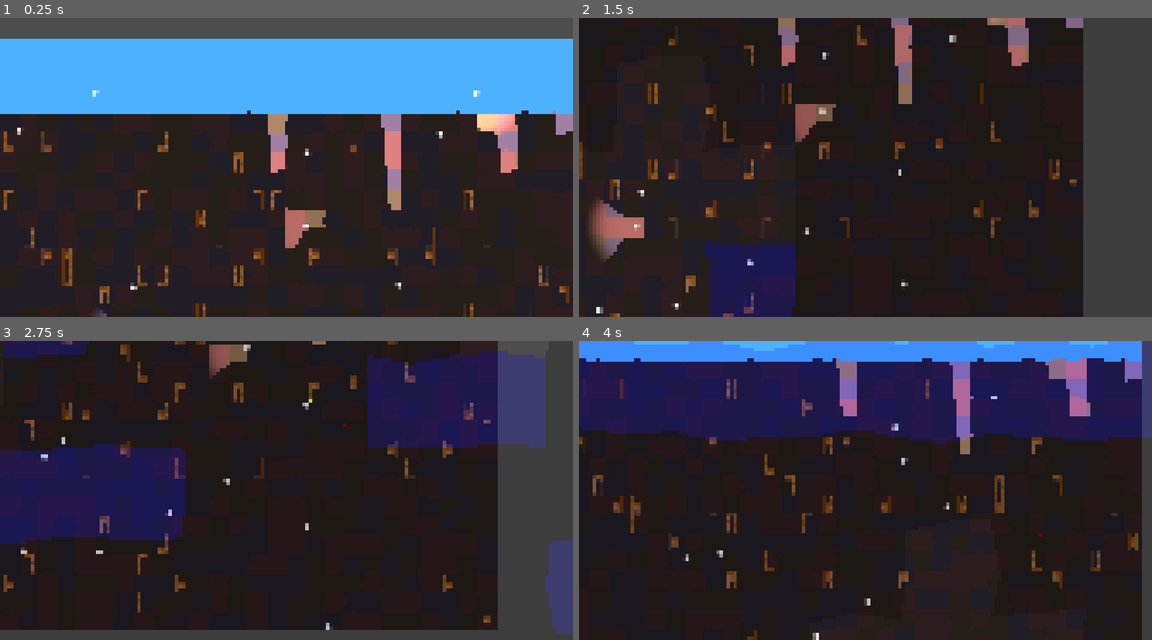
Above: before the commit, frames 1-4 (two rows, left to right).
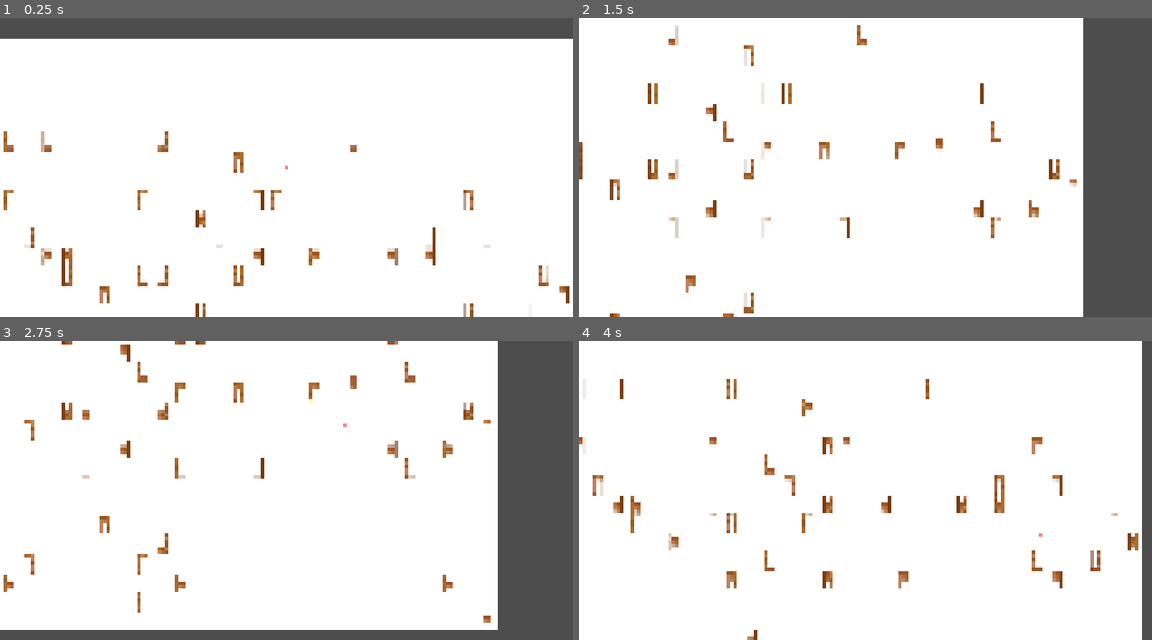
Above: after the commit, the same moments.

Repository: vincent-woelfer/dwarfs-diamonds
Game: Godot game, scene res://scenes/root.tscn
Same seed, same stepped clock (60 frames per second), same inputs: the game is played once before the commit and once after it.
Inputs (mouse positions are in pixels of both pictures, inside the frame that each line leads up to):
- Up to frame 1 (0.25 s): no input
- Up to frame 2 (1.5 s): move the mouse to (991, 152) at 0.52 s; hold Right (ui_right) 0.53-1.28 s; hold S (cam_move_down) 0.53-1.28 s; click (991, 152) at 0.67 s; move the mouse to (750, 182) at 1.27 s; hold Down (ui_down) from 1.28 s (still down); tap A (cam_move_left) at 1.35 s; click (750, 182) at 1.42 s
- Up to frame 3 (2.75 s): move the mouse to (343, 424) at 2.02 s; release Down (ui_down) at 2.03 s; hold Right (ui_right) from 2.03 s (still down); hold D (cam_move_right) from 2.03 s (still down); click (343, 424) at 2.17 s
- Up to frame 4 (4 s): move the mouse to (836, 550) at 2.77 s; release Right (ui_right) at 2.78 s; release D (cam_move_right) at 2.78 s; hold Up (ui_up) 2.78-3.53 s; tap W (cam_move_up) at 2.85 s; click (836, 550) at 2.92 s; move the mouse to (1037, 535) at 3.52 s; press the mouse at (1037, 535) at 3.53 s; hold Left (ui_left) from 3.53 s (still down)

The runs differ from the first frame. In frame 1, 93% of the frame differs, in the area x 0-100%, y 6-100%; in frame 2, 88%; in frame 3, 88%; in frame 4, 99%, in the area x 0-100%, y 0-100%.

Commit message:
restructure into visual cell

Diff:
--- a/shaders/StencilPostProcess.gdshader
+++ b/shaders/StencilPostProcess.gdshader
@@ -22,8 +22,10 @@
 const vec4 selection_color = vec4(1.0, 1.0, 0.0, 0.5);
 
 // for debugging
-const vec4 walkable_color = vec4(0.0, 0.0, 1.0, 0.2);
+const vec4 walkable_color = vec4(0.0, 0.0, 1.0, 0.05);
 
+
+const float is_solid_darken_factor = 0.7;
 
 ////////////////////////////////////////////////////////////////////////////////////////
 void fragment() {
@@ -67,8 +69,7 @@
 
     // SOLID
     if (is_solid) {
-        float darken_factor = 0.8;
-        COLOR.rgb *= darken_factor;
+        COLOR.rgb *= is_solid_darken_factor;
     }
 
     // MINING
--- a/src/Cell.gd
+++ b/src/Cell.gd
@@ -3,15 +3,7 @@
 extends Node2D
 
 # Variables
-enum CellType {
-	A,
-	B,
-	C,
-	BUILDING,
-	SKY
-}
-
-var type: CellType
+var type: Global.CellType
 var grid_pos: Vector2i
 
 var is_solid: bool
@@ -25,24 +17,11 @@
 var is_walkable: bool
 var has_ladder: bool = false
 
-# Visuals
-var background_poly: Polygon2D
-var stencil_poly: Polygon2D
 
-var ladder_sprite: Sprite2D
-
-# Light / Shadows
-var occluder: LightOccluder2D
-var occluder_poly: OccluderPolygon2D
-
-
-# Material
-var unshaded_material: CanvasItemMaterial = preload("res://assets/materials/unshaded_material.tres")
-var ladder: CompressedTexture2D = preload("res://assets/ladder.png")
-
+var visual: CellVisuals
 
 # Methods
-func _init(_grid_pos: Vector2i, _type: CellType, _is_solid: bool) -> void:
+func _init(_grid_pos: Vector2i, _type: Global.CellType, _is_solid: bool) -> void:
 	self.grid_pos = _grid_pos
 	self.type = _type
 	self.is_solid = _is_solid
@@ -53,50 +32,14 @@
 
 	has_ladder = randf() < 0.1 if is_solid else false
 
+	visual = CellVisuals.new(self)
+	add_child(visual)
+
+
 func _ready() -> void:
 	# Required for chilren to be able to use these layers
 	self.visibility_layer = Util.LAYER_1 | Util.LAYER_2
 
-	var poly := _get_cell_polygon()
-
-	# Background
-	background_poly = Polygon2D.new()
-	background_poly.polygon = poly
-	background_poly.color = Colors.get_cell_color(type, is_solid)
-	background_poly.visibility_layer = Util.LAYER_1
-
-	if type == CellType.SKY:
-		background_poly.material = unshaded_material
-	add_child(background_poly)
-
-	# Ladder
-	if has_ladder:
-		ladder_sprite = Sprite2D.new()
-		ladder_sprite.texture = ladder
-		var fac: float = (Global.CELL_SIZE as float) / (ladder.get_width() as float)
-		ladder_sprite.scale = Vector2.ONE * fac
-		ladder_sprite.position = Vector2(Global.CELL_SIZE, Global.CELL_SIZE) * 0.5
-		ladder_sprite.visibility_layer = Util.LAYER_1
-		ladder_sprite.z_index = 2
-		add_child(ladder_sprite)
-
-	# Stencil
-	stencil_poly = Polygon2D.new()
-	stencil_poly.polygon = poly
-	stencil_poly.color = Color(0.0, 0.0, 0.0, 0.0) if Engine.is_editor_hint() else Color(0.0, 0.0, 0.0, 1.0)
-	stencil_poly.visibility_layer = Util.LAYER_2
-	stencil_poly.material = unshaded_material
-	add_child(stencil_poly)
-
-	# Light Occluder
-	occluder_poly = OccluderPolygon2D.new()
-	occluder_poly.polygon = poly
-	occluder_poly.closed = true
-	occluder_poly.cull_mode = OccluderPolygon2D.CULL_DISABLED
-
-	occluder = LightOccluder2D.new()
-	occluder.occluder = occluder_poly
-	add_child(occluder)
 
 	# TODO most likely remove this, only required for editor preview
 	# Move whats needed for initial construction elsewqhere.
@@ -109,8 +52,6 @@
 	# For now just update every time every frame
 	update()
 
-	_encode_stencil_buffer()
-
 
 func update_walkability(new_is_walkable: bool) -> void:
 	if is_walkable == new_is_walkable:
@@ -119,8 +60,8 @@
 	is_walkable = new_is_walkable
 
 	# TODO this if is a bit hacky, only reuqired at level construction. Find better way
-	if Global.level and Global.level.pathfinding:
-		Global.level.pathfinding._update_cell_walkability(self)
+	if Global.level and Global.level.nav:
+		Global.level.nav._update_cell_walkability(self)
 
 
 func update() -> void:
@@ -130,66 +71,10 @@
 		var neighbour_below := get_neighbour(Vector2i(0, 1))
 		update_walkability((not is_solid) and neighbour_below and neighbour_below.is_solid)
 
-	# VISUAL
-	occluder.visible = is_solid
 
-	# Change light mask if solid (no light passes through)
-	background_poly.light_mask = 0 if is_solid else 1
-
-	background_poly.color = Colors.get_cell_color(type, is_solid)
+	visual.update()
 
 
 func get_neighbour(dir: Vector2i) -> Cell:
 	assert(dir.length() == 1 and (dir.x == 0 or dir.y == 0), "Direction must be a unit vector in cardinal direction")
 	return Global.level.get_cell(grid_pos + dir)
-
-
-# Set Stencil Colors. Dont write to alpha, this is done only once to show/hide stencil in editor vs game
-func _encode_stencil_buffer() -> void:
-	# Encode flags in RED channel
-	stencil_poly.color.r8 = 0
-	stencil_poly.color.r8 |= (1 << 0) if is_highlighted else 0
-	stencil_poly.color.r8 |= (1 << 1) if is_solid else 0
-	stencil_poly.color.r8 |= (1 << 2) if is_selected else 0
-
-	# Encode numbers in GREEN channel
-	stencil_poly.color.g8 = 0
-	# Mining Process in 3 bits
-	stencil_poly.color.g8 |= Util.encode_into_bits(mining_process, 0, 3)
-
-	# BLUE channel - used for debugging
-	stencil_poly.color.b8 = 0
-	stencil_poly.color.b8 |= (1 << 6) if is_walkable else 0
-
-
-# Returns a rectangle polygon for cell at grid position (x, y)
-func _get_cell_polygon() -> PackedVector2Array:
-	var base: Vector2 = Vector2(grid_pos.x * Global.CELL_SIZE, grid_pos.y * Global.CELL_SIZE)
-
-	# 4 Corners
-	var top_left := Vector2.ZERO
-	var top_right := Vector2(Global.CELL_SIZE, 0)
-	var bot_right := Global.CELL_SIZE_VEC
-	var bot_left := Vector2(0, Global.CELL_SIZE)
-
-	# 4 Sides
-	var top := (top_left + top_right) * 0.5
-	var right := (top_right + bot_right) * 0.5
-	var bot := (bot_right + bot_left) * 0.5
-	var left := (bot_left + top_left) * 0.5
-
-	# Offset
-	var max_corner_offset := Global.CELL_SIZE * 0.1
-	var max_side_offset := Global.CELL_SIZE * 0.125
-
-	top_left += Util.rand_circular_offset(base + top_left, max_corner_offset)
-	top_right += Util.rand_circular_offset(base + top_right, max_corner_offset)
-	bot_right += Util.rand_circular_offset(base + bot_right, max_corner_offset)
-	bot_left += Util.rand_circular_offset(base + bot_left, max_corner_offset)
-	top += Util.rand_circular_offset(base + top, max_side_offset)
-	right += Util.rand_circular_offset(base + right, max_side_offset)
-	bot += Util.rand_circular_offset(base + bot, max_side_offset)
-	left += Util.rand_circular_offset(base + left, max_side_offset)
-
-	# Clockwise, starting from top-left
-	return PackedVector2Array([top_left, top, top_right, right, bot_right, bot, bot_left, left])
--- /dev/null
+++ b/src/CellVisuals.gd
@@ -0,0 +1,143 @@
+@tool
+class_name CellVisuals
+extends Node2D
+
+# Parent Cell
+var c: Cell
+
+# Material
+var unshaded_material: CanvasItemMaterial = preload("res://assets/materials/unshaded_material.tres")
+var ladder: CompressedTexture2D = preload("res://assets/ladder.png")
+
+var background_poly: Polygon2D
+var stencil_poly: Polygon2D
+
+var ladder_sprite: Sprite2D
+
+# Light / Shadows
+var occluder: LightOccluder2D
+var occluder_poly: OccluderPolygon2D
+
+var dirty: bool = true
+
+
+# Methods
+func _init(_parent_cell: Cell) -> void:
+	self.c = _parent_cell
+
+
+func _ready() -> void:
+	# Required for chilren to be able to use these layers
+	self.visibility_layer = Util.LAYER_1 | Util.LAYER_2
+
+	var poly := _get_cell_polygon()
+
+	# Background
+	background_poly = Polygon2D.new()
+	background_poly.polygon = poly
+	background_poly.visibility_layer = Util.LAYER_1
+
+	if c.type == Global.CellType.SKY:
+		background_poly.material = unshaded_material
+	add_child(background_poly)
+
+	# Ladder
+	ladder_sprite = Sprite2D.new()
+	ladder_sprite.texture = ladder
+	var fac: float = (Global.CELL_SIZE as float) / (ladder.get_width() as float)
+	ladder_sprite.scale = Vector2.ONE * fac
+	ladder_sprite.position = Vector2(Global.CELL_SIZE, Global.CELL_SIZE) * 0.5
+	ladder_sprite.visibility_layer = Util.LAYER_1
+	ladder_sprite.z_index = 2
+	add_child(ladder_sprite)
+
+	# Stencil
+	stencil_poly = Polygon2D.new()
+	stencil_poly.polygon = poly
+	stencil_poly.color = Color(0.0, 0.0, 0.0, 0.0) if Engine.is_editor_hint() else Color(0.0, 0.0, 0.0, 1.0)
+	stencil_poly.visibility_layer = Util.LAYER_2
+	stencil_poly.material = unshaded_material
+	add_child(stencil_poly)
+
+	# Light Occluder
+	occluder_poly = OccluderPolygon2D.new()
+	occluder_poly.polygon = poly
+	occluder_poly.closed = true
+	occluder_poly.cull_mode = OccluderPolygon2D.CULL_DISABLED
+
+	occluder = LightOccluder2D.new()
+	occluder.occluder = occluder_poly
+	add_child(occluder)
+
+	update()
+
+
+func _process(delta: float) -> void:
+	if dirty:
+		dirty = false
+		update()
+
+
+func update() -> void:
+	# VISUAL
+	occluder.visible = c.is_solid
+
+	ladder_sprite.visible = c.has_ladder
+
+	# Change light mask if solid (no light passes through)
+	background_poly.light_mask = 0 if c.is_solid else 1
+
+	background_poly.color = Colors.get_cell_color(c.type, c.is_solid)
+
+	_encode_stencil_buffer()
+
+
+# Set Stencil Colors. Dont write to alpha, this is done only once to show/hide stencil in editor vs game
+func _encode_stencil_buffer() -> void:
+	# Encode flags in RED channel
+	stencil_poly.color.r8 = 0
+	stencil_poly.color.r8 |= (1 << 0) if c.is_highlighted else 0
+	stencil_poly.color.r8 |= (1 << 1) if c.is_solid else 0
+	stencil_poly.color.r8 |= (1 << 2) if c.is_selected else 0
+
+	# Encode numbers in GREEN channel
+	stencil_poly.color.g8 = 0
+	# Mining Process in 3 bits
+	stencil_poly.color.g8 |= Util.encode_into_bits(c.mining_process, 0, 3)
+
+	# BLUE channel - used for debugging
+	stencil_poly.color.b8 = 0
+	stencil_poly.color.b8 |= (1 << 6) if c.is_walkable else 0
+
+
+# Returns a rectangle polygon for cell at grid position (x, y)
+func _get_cell_polygon() -> PackedVector2Array:
+	var base: Vector2 = Vector2(c.grid_pos.x * Global.CELL_SIZE, c.grid_pos.y * Global.CELL_SIZE)
+
+	# 4 Corners
+	var top_left := Vector2.ZERO
+	var top_right := Vector2(Global.CELL_SIZE, 0)
+	var bot_right := Global.CELL_SIZE_VEC
+	var bot_left := Vector2(0, Global.CELL_SIZE)
+
+	# 4 Sides
+	var top := (top_left + top_right) * 0.5
+	var right := (top_right + bot_right) * 0.5
+	var bot := (bot_right + bot_left) * 0.5
+	var left := (bot_left + top_left) * 0.5
+
+	# Offset
+	var max_corner_offset := Global.CELL_SIZE * 0.1
+	var max_side_offset := Global.CELL_SIZE * 0.125
+
+	top_left += Util.rand_circular_offset(base + top_left, max_corner_offset)
+	top_right += Util.rand_circular_offset(base + top_right, max_corner_offset)
+	bot_right += Util.rand_circular_offset(base + bot_right, max_corner_offset)
+	bot_left += Util.rand_circular_offset(base + bot_left, max_corner_offset)
+	top += Util.rand_circular_offset(base + top, max_side_offset)
+	right += Util.rand_circular_offset(base + right, max_side_offset)
+	bot += Util.rand_circular_offset(base + bot, max_side_offset)
+	left += Util.rand_circular_offset(base + left, max_side_offset)
+
+	# Clockwise, starting from top-left
+	return PackedVector2Array([top_left, top, top_right, right, bot_right, bot, bot_left, left])
--- a/src/Colors.gd
+++ b/src/Colors.gd
@@ -6,19 +6,19 @@
 	# return Color(randf(), randf(), randf(), 1.0)
 
 
-static func get_cell_color(type: Cell.CellType, solid: bool) -> Color:
+static func get_cell_color(type: Global.CellType, solid: bool) -> Color:
 	var color: Color
 
 	match type:
-		Cell.CellType.A:
+		Global.CellType.A:
 			color = COLOR_A
-		Cell.CellType.B:
+		Global.CellType.B:
 			color = COLOR_B
-		Cell.CellType.C:
+		Global.CellType.C:
 			color = COLOR_C
-		Cell.CellType.BUILDING:
+		Global.CellType.BUILDING:
 			color = COLOR_BUILDING
-		Cell.CellType.SKY:
+		Global.CellType.SKY:
 			color = COLOR_SKY
 		_:
 			assert(false, "Unknown CellType")
@@ -28,7 +28,7 @@
 	# if solid:
 		# color = color.darkened(0.3)
 
-	return color
+	return color.brightened(0.2)
 
 
 static var COLOR_A: Color = Color8(42, 36, 48)
--- a/src/Level.gd
+++ b/src/Level.gd
@@ -6,7 +6,7 @@
 
 var cells: Array[Array] = []
 
-var pathfinding: Pathfinding
+var nav: Nav
 
 func _ready() -> void:
 	# GRID
@@ -18,9 +18,9 @@
 	await get_tree().process_frame
 	await get_tree().process_frame
 
-	# PATHFINDING
-	pathfinding = Pathfinding.new()
-	add_child(pathfinding)
+	# nav
+	nav = Nav.new()
+	add_child(nav)
 
 
 	# Sunlight from straight above
@@ -33,7 +33,8 @@
 
 	# Darkness
 	var darkness := CanvasModulate.new()
-	var d := 0.8
+	# var d := 0.8
+	var d := 1.0
 	darkness.color = Color(d, d, d, 1.0)
 	add_child(darkness)
 
@@ -80,7 +81,7 @@
 
 	for x in range(Global.LEVEL_WIDTH):
 		for y in range(Global.LEVEL_HEIGHT):
-			var type: Cell.CellType = [Cell.CellType.A, Cell.CellType.B, Cell.CellType.C].pick_random()
+			var type: Global.CellType = [Global.CellType.A, Global.CellType.B, Global.CellType.C].pick_random()
 
 			# Is Solid
 			var noise_scale := 15.0
@@ -88,7 +89,7 @@
 			var is_solid: bool = image.get_pixel(roundi(x * noise_scale), roundi(y * noise_scale)).r > threshold_above_is_solid
 			if y <= 3:
 				is_solid = false
-				type = Cell.CellType.SKY
+				type = Global.CellType.SKY
 
 			var cell := Cell.new(Vector2i(x, y), type, is_solid)
 			cell.position = Vector2(x, y) * Global.CELL_SIZE
--- a/src/MousePointer.gd
+++ b/src/MousePointer.gd
@@ -94,7 +94,7 @@
 		return
 
 	cell.is_solid = true
-	cell.type = Cell.CellType.BUILDING
+	cell.type = Global.CellType.BUILDING
 	cell.mining_process = 0.0
 	if cell in currently_mining_cells:
 		currently_mining_cells.erase(cell)
--- a/src/Pathfinding.gd
+++ b/src/Nav.gd
@@ -1,12 +1,12 @@
 @tool
-class_name Pathfinding
+class_name Nav
 extends Node2D
 
 var astar: AStar2D
 
 
 func _ready() -> void:
-	_generate_pathfinding()
+	_generate_nav()
 
 
 func _process(delta: float) -> void:
@@ -29,7 +29,7 @@
 			astar.remove_point(id)
 
 
-func _generate_pathfinding() -> void:
+func _generate_nav() -> void:
 	astar = AStar2D.new()
 	var max_dim: int = maxi(Global.LEVEL_WIDTH, Global.LEVEL_HEIGHT)
 	astar.reserve_space(max_dim * max_dim)
--- a/src/autoloads/Global.gd
+++ b/src/autoloads/Global.gd
@@ -14,11 +14,21 @@
 # Aspect setting "expand" = both width and height change with aspect ratio. Both will never be smaller than the base mouse_size (3840x2160),
 # one will always be larger or exact base mouse_size.
 
+# ENUMS / CONSTANTS
+enum CellType {
+	A,
+	B,
+	C,
+	BUILDING,
+	SKY
+}
+
 # Relevant Game Objects
 @onready var camera: Camera = get_tree().root.get_node("root/Camera")
 @onready var level: Level = get_tree().root.get_node("root/Level")
 
 var path: Path
+
 
 func _ready() -> void:
 	# Hook into window mouse_size changes
@@ -38,24 +48,24 @@
 
 
 func _process(delta: float) -> void:
-	if not level.pathfinding:
+	if not level.nav:
 		return
 
 	# FOR NOW TEST PATH FINDING EVERY FRAME
 	var mouse_world_pos: Vector2 = camera.mouse_pos_world_space()
 	var mouse_grid_pos: Vector2i = (mouse_world_pos / CELL_SIZE).floor()
 
-	var from_id: int = level.pathfinding._hash(Vector2i(1, 3))
-	var to_id: int = level.pathfinding._hash(mouse_grid_pos)
+	var from_id: int = level.nav._hash(Vector2i(1, 3))
+	var to_id: int = level.nav._hash(mouse_grid_pos)
 
 	# Check if both points are walkable
-	var both_walkable := level.pathfinding.astar.has_point(from_id) and level.pathfinding.astar.has_point(to_id)
+	var both_walkable := level.nav.astar.has_point(from_id) and level.nav.astar.has_point(to_id)
 
 	if not both_walkable:
 		path.points = []
 		return
 
-	var path_points := level.pathfinding.astar.get_point_path(from_id, to_id, false)
+	var path_points := level.nav.astar.get_point_path(from_id, to_id, false)
 
 	if path_points.size() >= 2:
 		path.points = path_points
Not shown, added: src/CellVisuals.gd.uid
Not shown, added: src/Nav.gd.uid
